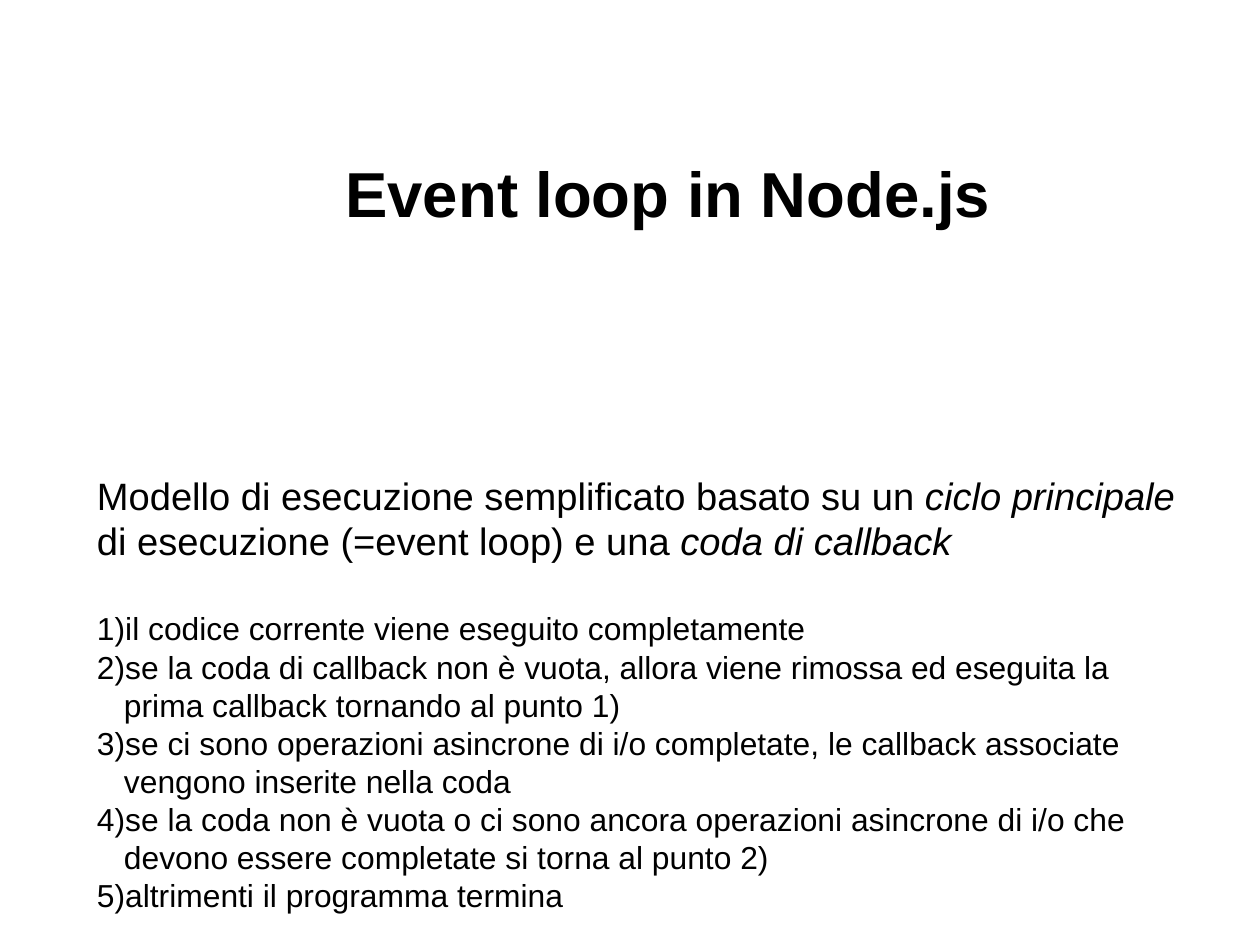
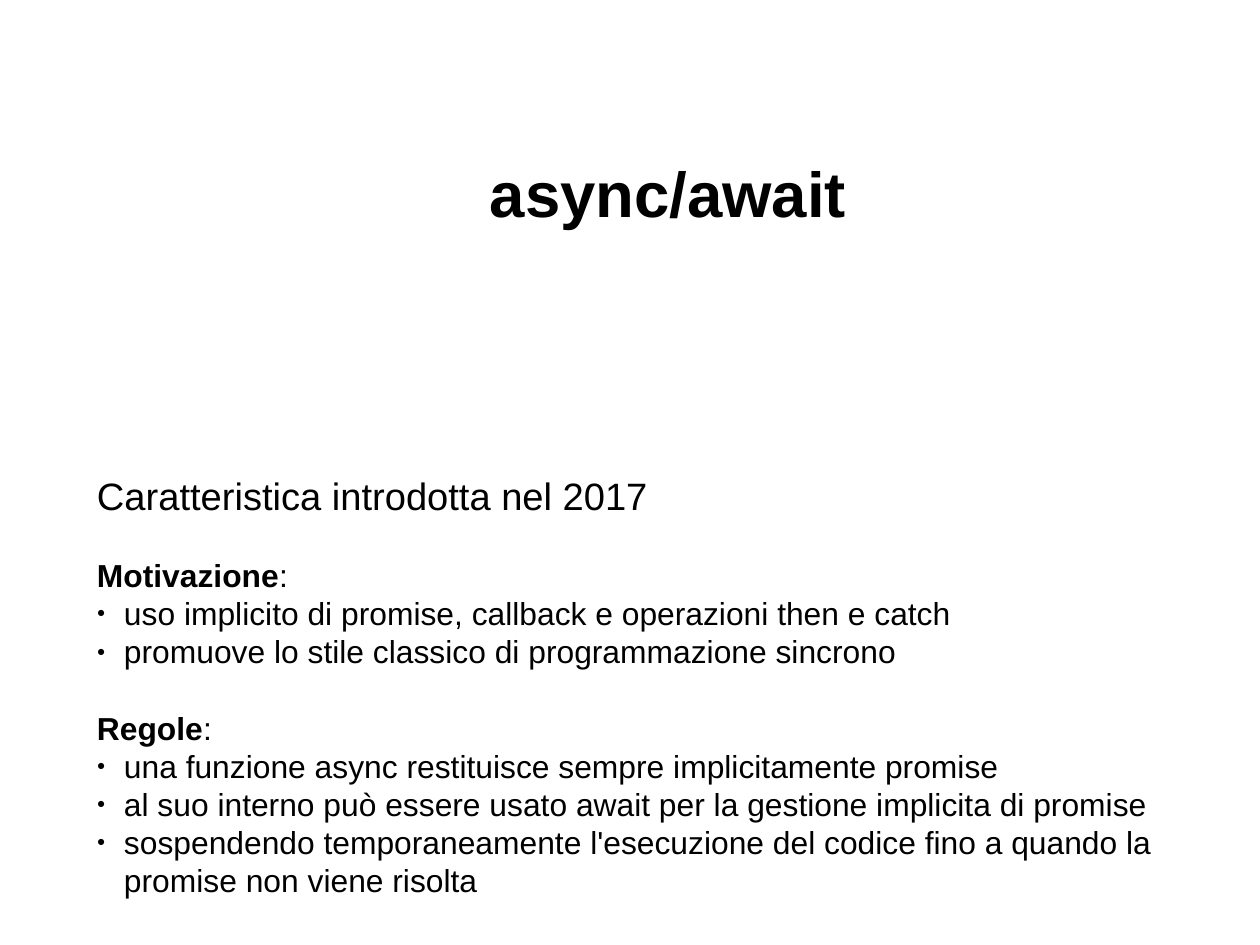
Before and after one commit to davideancona/minicorsiRAISE, a slide deck: slide 12 of iot/NodeJs2.odp. Drawn at 1260x945 pixels with LibreOffice and Linux fonts; fonts in the diff are those of the drawing. Boxes give left, top, right and bottom in pixels: in the first picture for what was removed or moved away, otherwise in the second. Text is boxed around its words. In the diff, an @@ line names an element or a change of style, - is before the commit and + after.

```diff
--- a/iot/NodeJs2.odp
+++ b/iot/NodeJs2.odp
@@ text at <box>490,171,846,229</box>: text changed @@
-Event loop in Node.js
+async/await
@@ text at <box>97,482,1151,898</box>: text changed @@
-Modello di esecuzione semplificato basato su un ciclo principale di esecuzione (=event loop) e una coda di callback
-1) il codice corrente viene eseguito completamente
-2) se la coda di callback non è vuota, allora viene rimossa ed eseguita la prima callback tornando al punto 1)
-3) se ci sono operazioni asincrone di i/o completate, le callback associate vengono inserite nella coda
-4) se la coda non è vuota o ci sono ancora operazioni asincrone di i/o che devono essere completate si torna al punto 2)
-5) altrimenti il programma termina
+Caratteristica introdotta nel 2017
+Motivazione:
+● uso implicito di promise, callback e operazioni then e catch
+● promuove lo stile classico di programmazione sincrono
+Regole:
+● una funzione async restituisce sempre implicitamente promise
+● al suo interno può essere usato await per la gestione implicita di promise
+● sospendendo temporaneamente l'esecuzione del codice fino a quando la promise non viene risolta
```
Also in this commit, not shown: 3 other slides changed.
